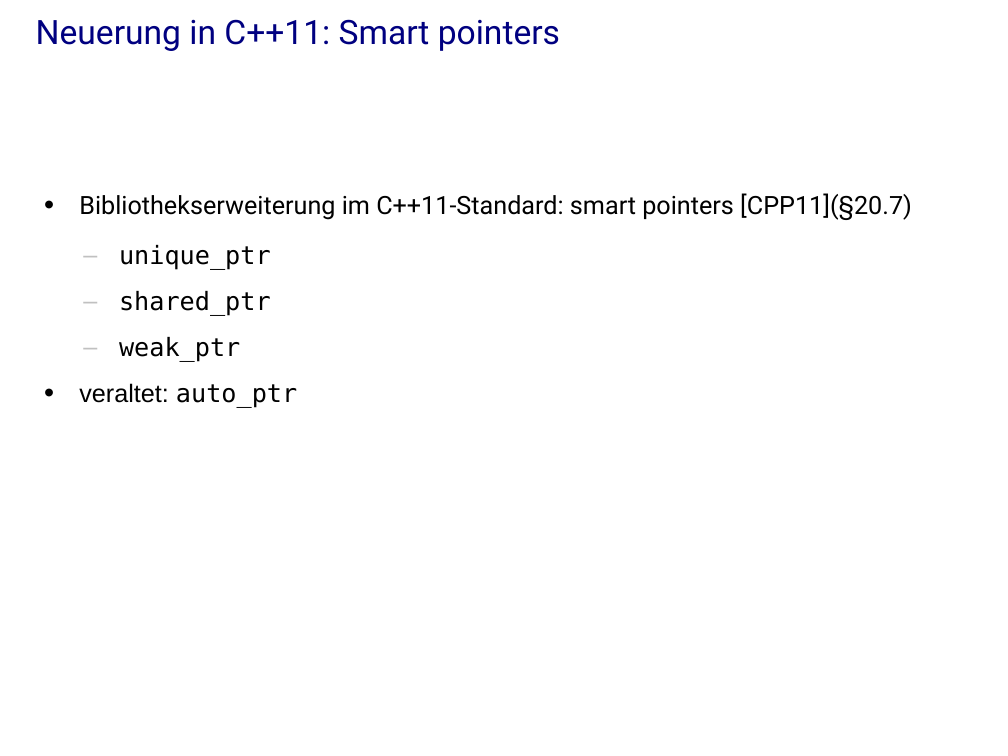
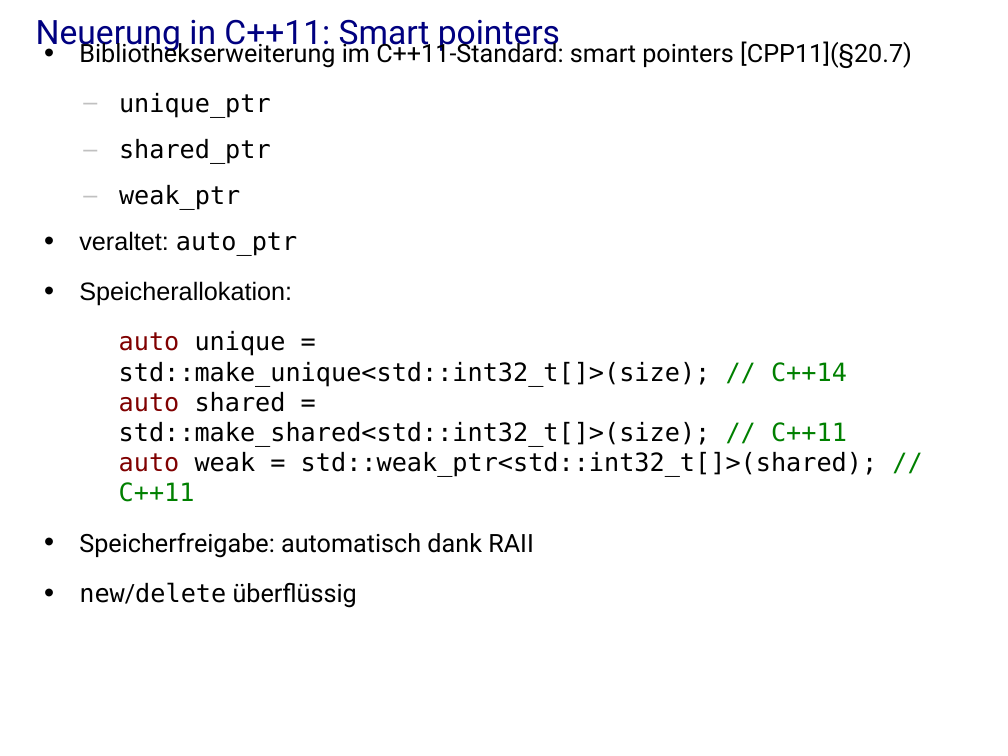
Before and after one commit to j-stephan/hs16, a slide deck: slide 25 of presentation/presentation.odp (slide 27 before the commit). Drawn at 1008x756 pixels with LibreOffice and Linux fonts; fonts in the diff are those of the drawing; background and template pictures are left out. Boxes give left, top, right and bottom in pixels: in the first picture for what was removed or moved away, otherwise in the second. Text is boxed around its words. In the diff, an @@ line names an element or a change of style, - is before the commit and + after.

```diff
--- a/presentation/presentation.odp
+++ b/presentation/presentation.odp
@@ text "Bibliothekserweiterung im C++11-Standard: smart pointers ..." moved from (x1=79, y1=193, x2=912, y2=408) to (x1=79, y1=39, x2=912, y2=608) @@
@@ text at (x1=79, y1=281, x2=877, y2=608): paragraphs added @@
+• Speicherallokation:
+auto unique = std::make_unique<std::int32_t[]>(size); // C++14
+auto shared = std::make_shared<std::int32_t[]>(size); // C++11
+auto weak = std::weak_ptr<std::int32_t[]>(shared); // C++11
+• Speicherfreigabe: automatisch dank RAII
+• new/delete überflüssig
```
Also in this commit, not shown: 19 other slides changed, 13 slides added, 9 slides removed, 1 other file.
